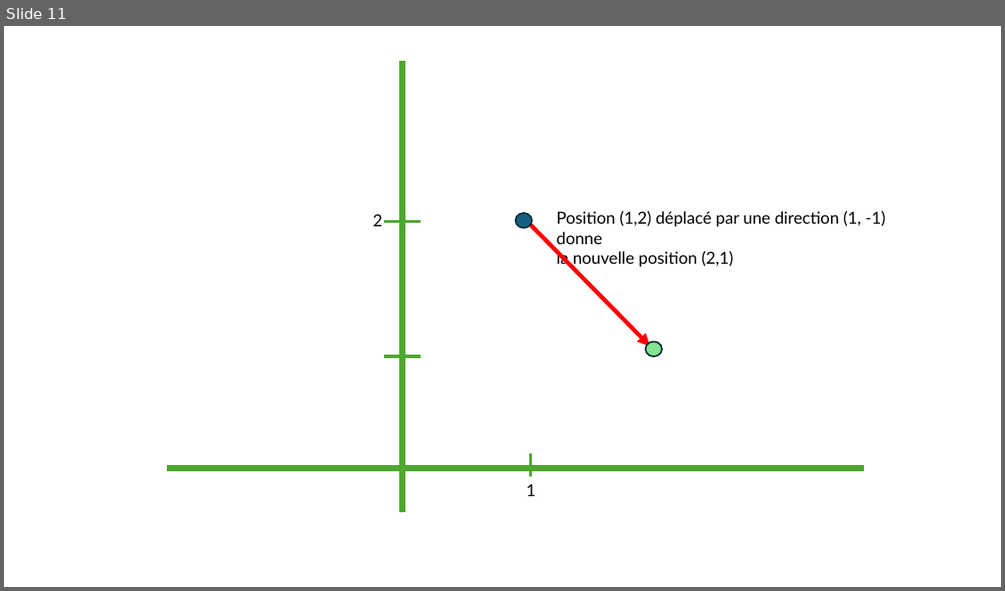
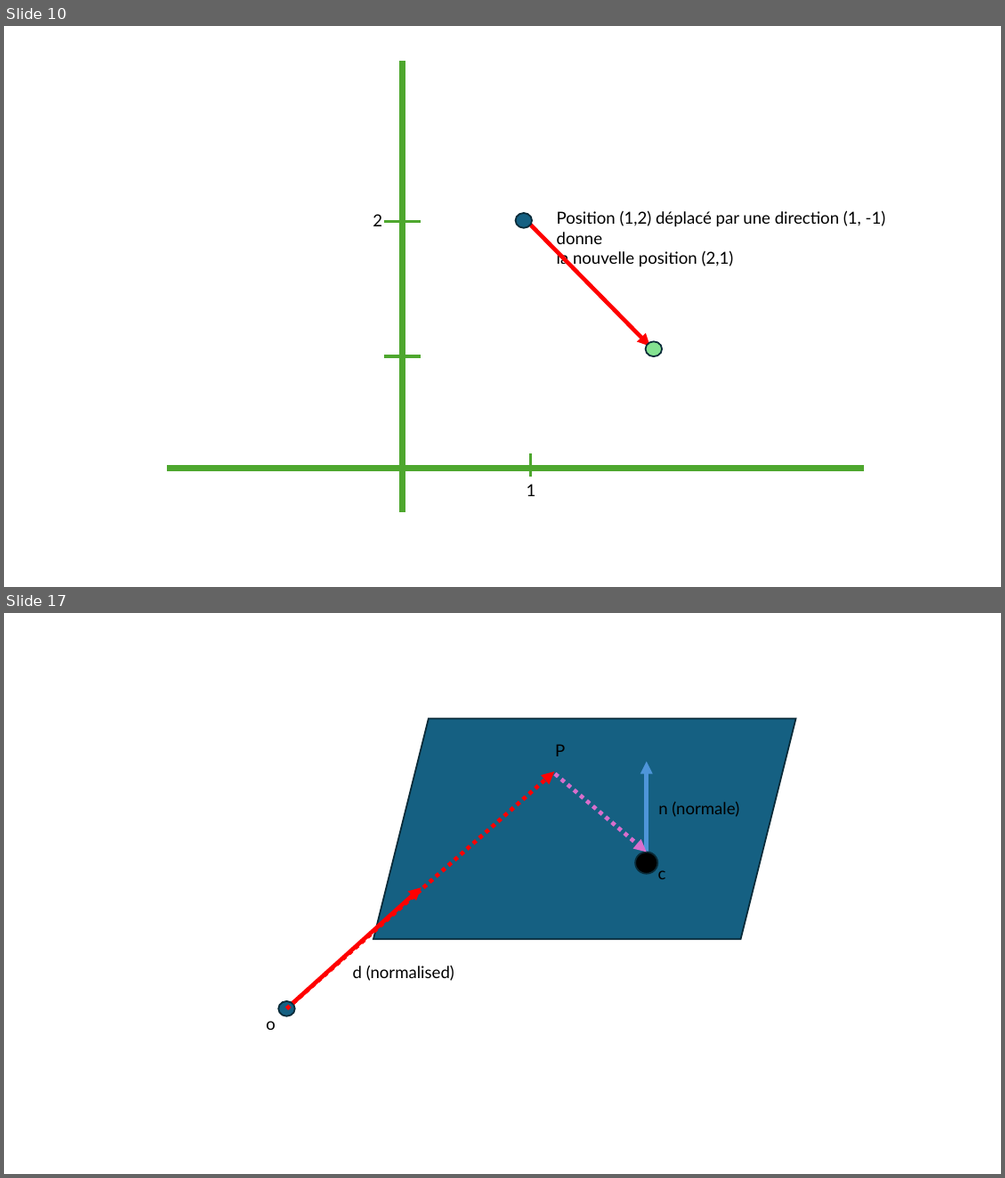
Before and after one commit to glassworks/course-raytracer, a slide deck: src/diagrams.pptx. Shown one above the other, each under a label of ours: slide 11 before the commit, slides 10 and 17 after it; the slides between them are not shown. The pictures are 1005x591 and 1005x1178 pixels, drawn with LibreOffice and Linux fonts; fonts in the diff are those of the drawing. Boxes give left, top, right and bottom in pixels: in the first picture for what was removed or moved away, otherwise in the second. Text is boxed around its words. In the diff, an @@ line names an element or a change of style, - is before the commit and + after.

```diff
--- a/src/diagrams.pptx
+++ b/src/diagrams.pptx
@@ slide 17 added at [4, 613, 1001, 1174], background #FFFFFF @@
@@ parallelogram added at [373, 718, 796, 939], fill #156082, outline #092A39 1.5 pt @@
@@ text added at [555, 744, 565, 756], 16 pt, text #000000 @@
+P
@@ arrow added from (287, 1008) to (554, 771), #FF0000 4 pt dashed @@
@@ arrow added from (647, 852) to (647, 761), #4E95D9 4 pt @@
@@ arrow added from (555, 774) to (647, 852), #D86ECC 4 pt dashed @@
@@ text added at [658, 802, 739, 817], 16 pt, text #000000 @@
+n (normale)
@@ ellipse added at [635, 852, 657, 873], fill #000000, outline #092A39 1.5 pt @@
@@ text added at [658, 870, 666, 879], 16 pt, text #000000 @@
+c
@@ arrow added from (292, 1004) to (421, 887), #FF0000 4 pt @@
@@ text added at [353, 965, 454, 981], 16 pt, text #000000 @@
+d (normalised)
@@ ellipse added at [278, 1001, 295, 1016], fill #156082, outline #092A39 1.5 pt @@
@@ text added at [266, 1021, 275, 1030], 16 pt, text #000000 @@
+o
@@ what was slide 11 is now slide 10 @@
```
Also in this commit, not shown: 1 slide changed, 5 other slides added, 1 slide removed, 5 other files.
